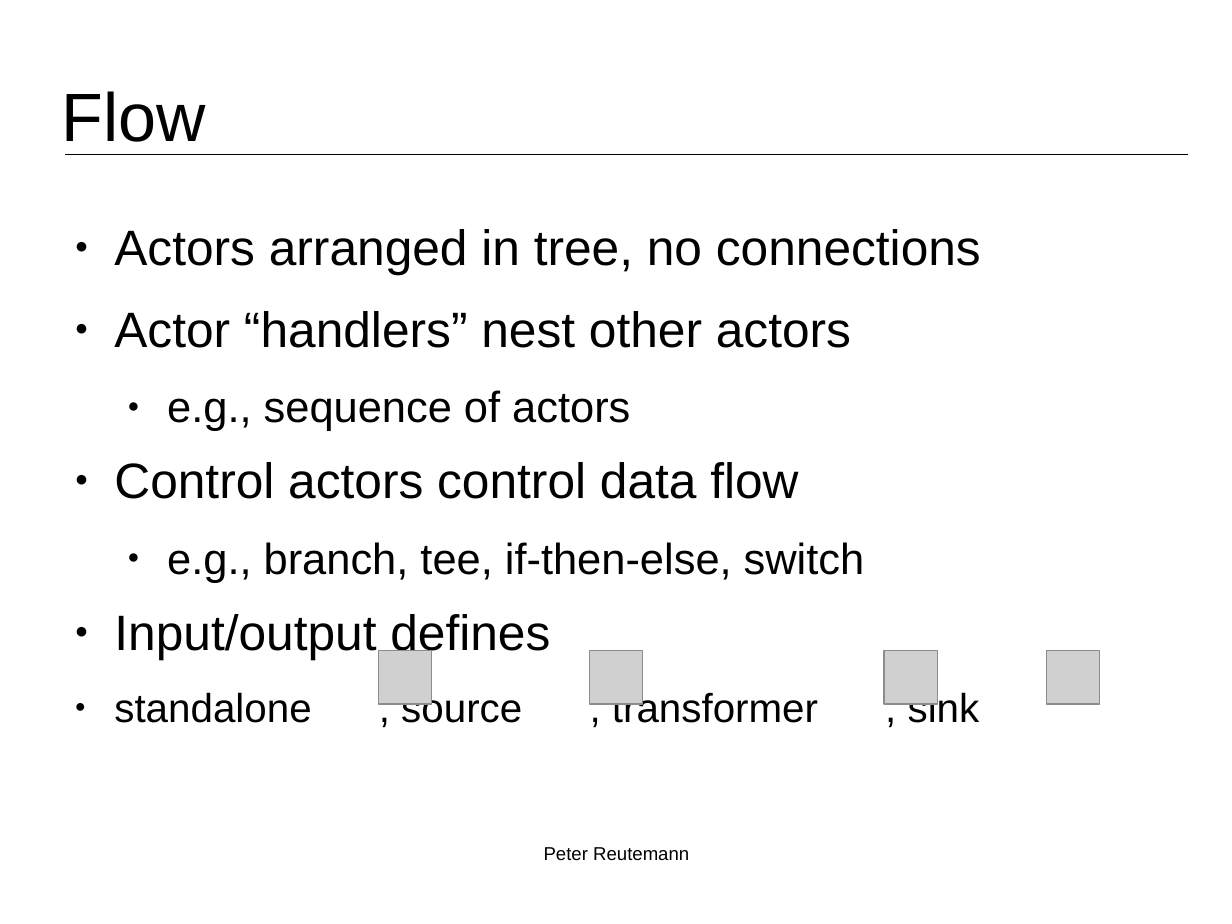
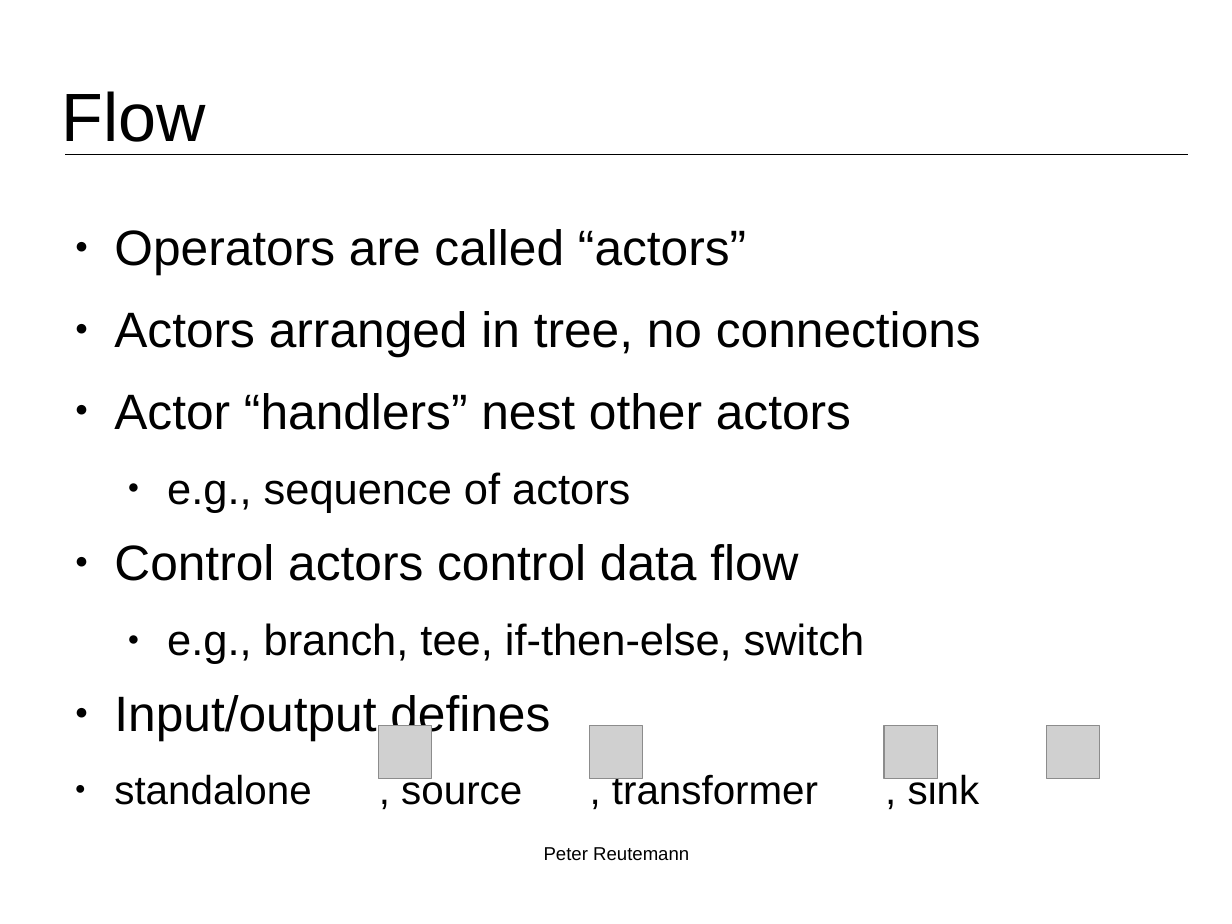
Before and after one commit to fracpete/bigmine-2015, a slide deck: slide 3 of talk/bigmine2015_reutemann.odp. Drawn at 1232x924 pixels with LibreOffice and Linux fonts; fonts in the diff are those of the drawing; grey boxes stand for pictures; background and template pictures are left out. Boxes give left, top, right and bottom in pixels: in the first picture for what was removed or moved away, otherwise in the second. Text is boxed around its words. In the diff, an @@ line names an element or a change of style, - is before the commit and + after.

Commit message:
updated

```diff
--- a/talk/bigmine2015_reutemann.odp
+++ b/talk/bigmine2015_reutemann.odp
@@ text at [114, 229, 746, 275]: paragraph added @@
+● Operators are called “actors”
@@ 4 pictures: place and size @@
-4 pictures at [379, 651, 1101, 704]
+4 pictures at [379, 726, 1101, 779]
```
